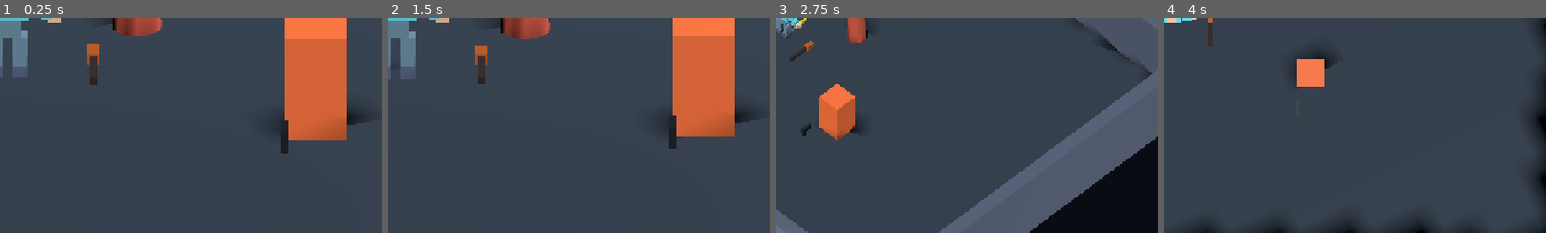
Above: before the commit, frames 1-4 (left to right).
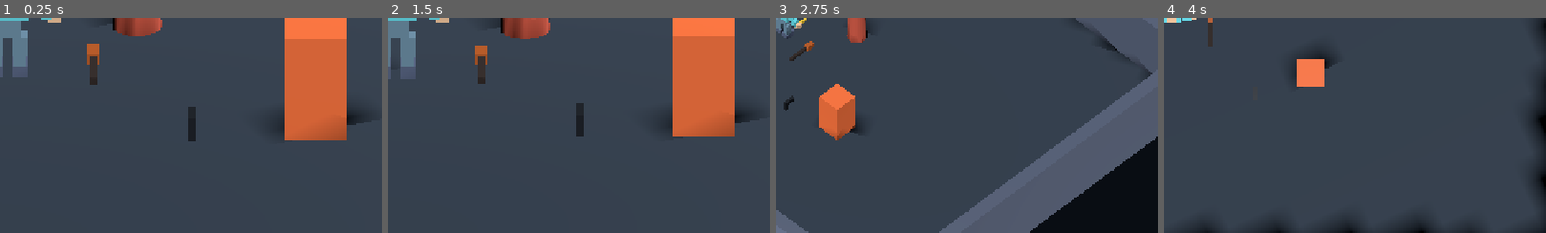
Above: after the commit, the same moments.

Repository: bravado/ACTION-5
Game: Godot game, scene res://demo/main.tscn
Two runs of this game, one before a commit and one after it. Both use one fixed random seed, a clock stepped at 60 frames per second and the inputs below.
Inputs:
- Up to frame 1 (0.25 s): no input
- Up to frame 2 (1.5 s): click "1 · SIDE-SCROLLER" at 0.5 s; click "2 · BEAT 'EM UP" at 1.25 s
- Up to frame 3 (2.75 s): click "3 · ISO / 3RD PERSON" at 2 s
- Up to frame 4 (4 s): click "4 · FIRST-PERSON" at 2.75 s; click "5 · RETRO TOP-DOWN" at 3.5 s
The pictures show only the part of the screen within x 49-99%, y 50-100%; the shares and areas given below are measured in that part.

The runs differ from the first frame. In frame 1, 0.6% of the frame differs, in the area x 49-76%, y 41-64%; in frame 2, 0.5%; in frame 3, 0.2%; in frame 4, less than 0.1%.

Commit message:
D06-02: Keep first pickup carried and swap to gun in real WebGL2 E2E [full-e2e]

Diff:
--- a/demo/main.tscn
+++ b/demo/main.tscn
@@ -167,7 +167,7 @@
 position = Vector3(-1.4, 0.45, 1.0)
 
 [node name="GunPickup" parent="." instance=ExtResource("12_gun")]
-position = Vector3(4.5, 0.45, 3.5)
+position = Vector3(3.0, 0.45, 3.0)
 
 [node name="NearDummy" parent="." instance=ExtResource("8_target")]
 position = Vector3(2.1, 0.0, -2.0)
Not shown, changed: docs/equipment.md
